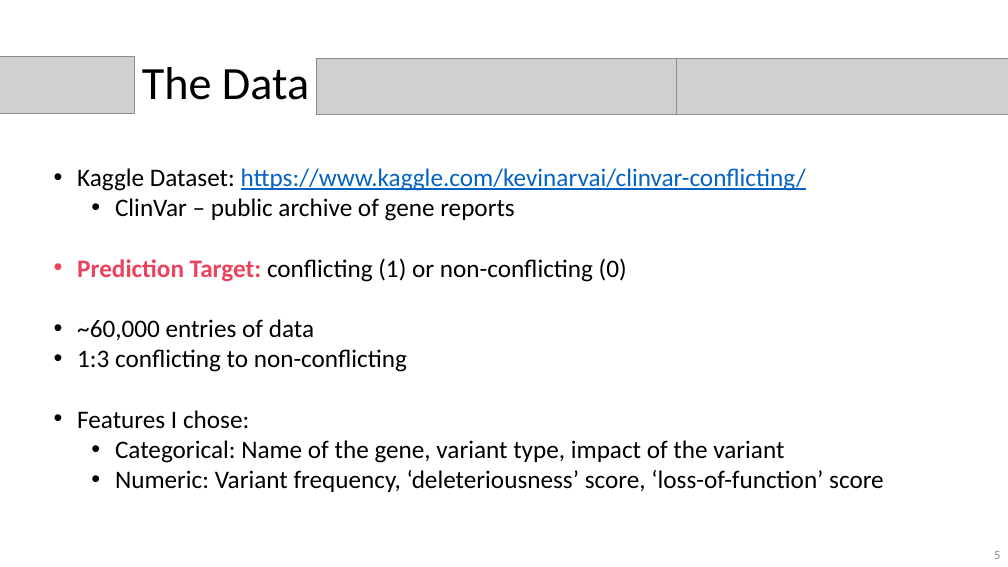
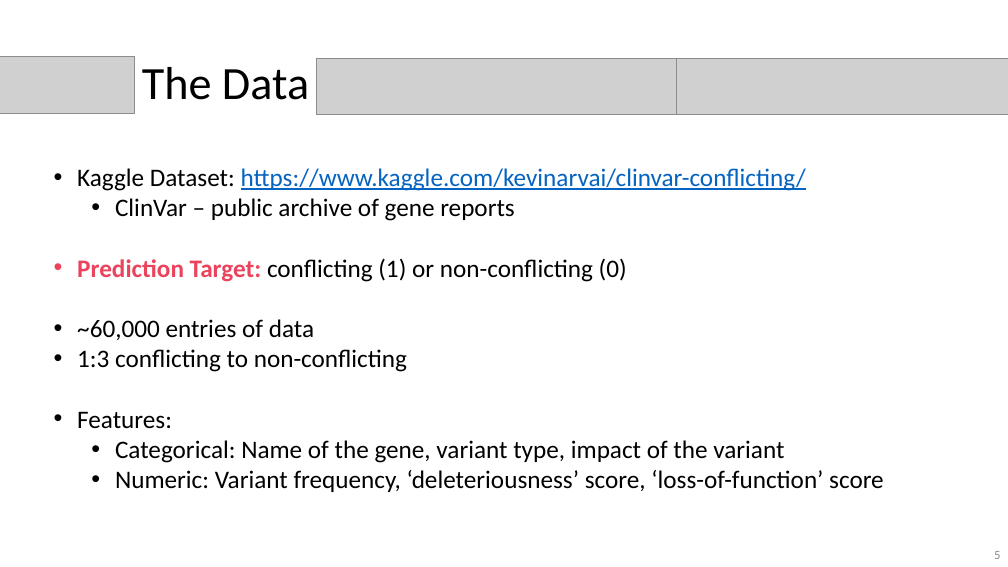
Before and after one commit to nkinnaird/GeneticVariantClassification, a slide deck: slide 5 of Presentation/GeneticVariantClassificationPres.pptx. Drawn at 1008x567 pixels with LibreOffice and Linux fonts; fonts in the diff are those of the drawing; grey boxes stand for pictures. Boxes give left, top, right and bottom in pixels: in the first picture for what was removed or moved away, otherwise in the second. Text is boxed around its words. In the diff, an @@ line names an element or a change of style, - is before the commit and + after.

```diff
--- a/Presentation/GeneticVariantClassificationPres.pptx
+++ b/Presentation/GeneticVariantClassificationPres.pptx
@@ text at (x1=77, y1=411, x2=172, y2=429): text changed @@
-• Features I chose:
+• Features:
```
Also in this commit, not shown: 4 other slides changed, 1 other file.
